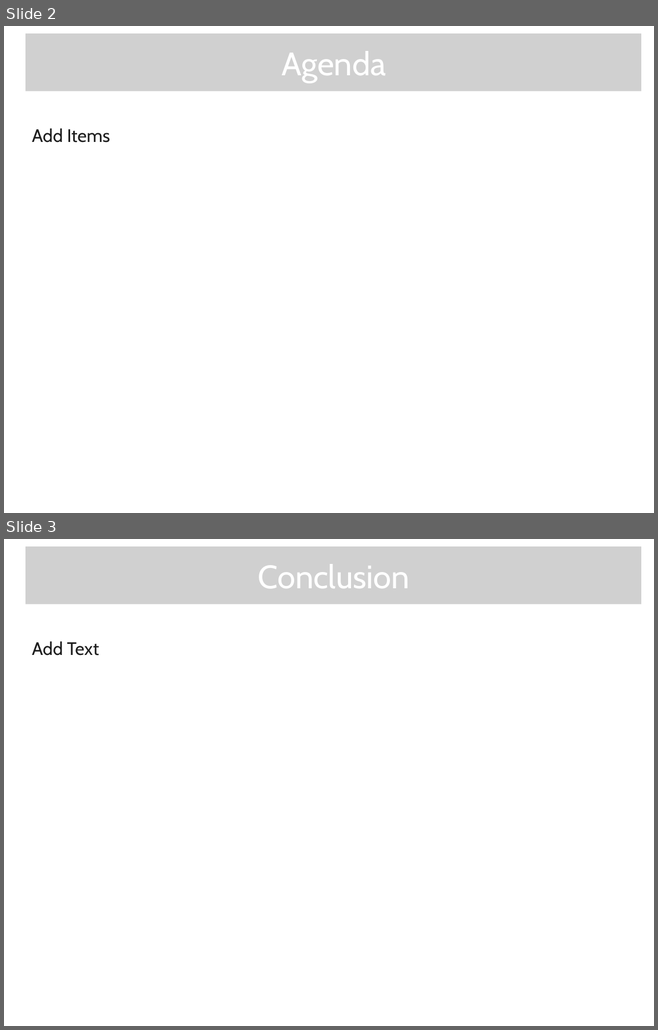
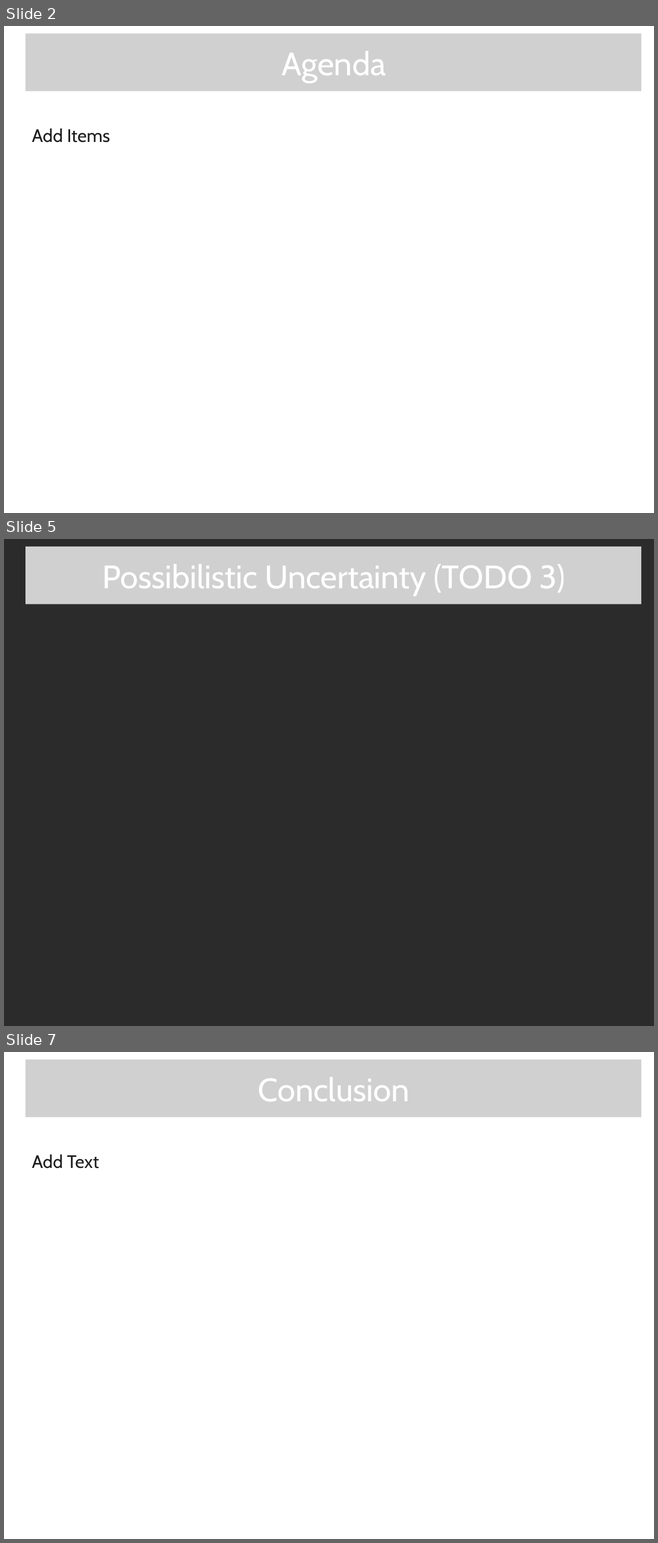
Before and after one commit to Mikachupichu/central-banking-expert-system, a slide deck: A-D2.pptx. Shown one above the other, each under a label of ours: slides 2 and 3 before the commit, slides 2, 5 and 7 after it; the slides between them are not shown. The pictures are 658x1030 and 658x1543 pixels, drawn with LibreOffice and Linux fonts; fonts in the diff are those of the drawing; grey boxes stand for pictures; background and template pictures are left out; a plain dark background stands for a picture behind light text. Boxes give left, top, right and bottom in pixels: in the first picture for what was removed or moved away, otherwise in the second. Text is boxed around its words. In the diff, an @@ line names an element or a change of style, - is before the commit and + after.

Commit message:
TODO 2

```diff
--- a/A-D2.pptx
+++ b/A-D2.pptx
@@ slide 5 added at (4, 539, 654, 1026), background picture (left out) @@
@@ picture added at (25, 546, 641, 604) @@
@@ text added at (102, 564, 565, 595), 36 pt, text #FFFFFF @@
+Possibilistic Uncertainty (TODO 3)
@@ what was slide 3 is now slide 7 @@
```
Also in this commit, not shown: 1 slide changed, 3 other slides added, 1 other file.
